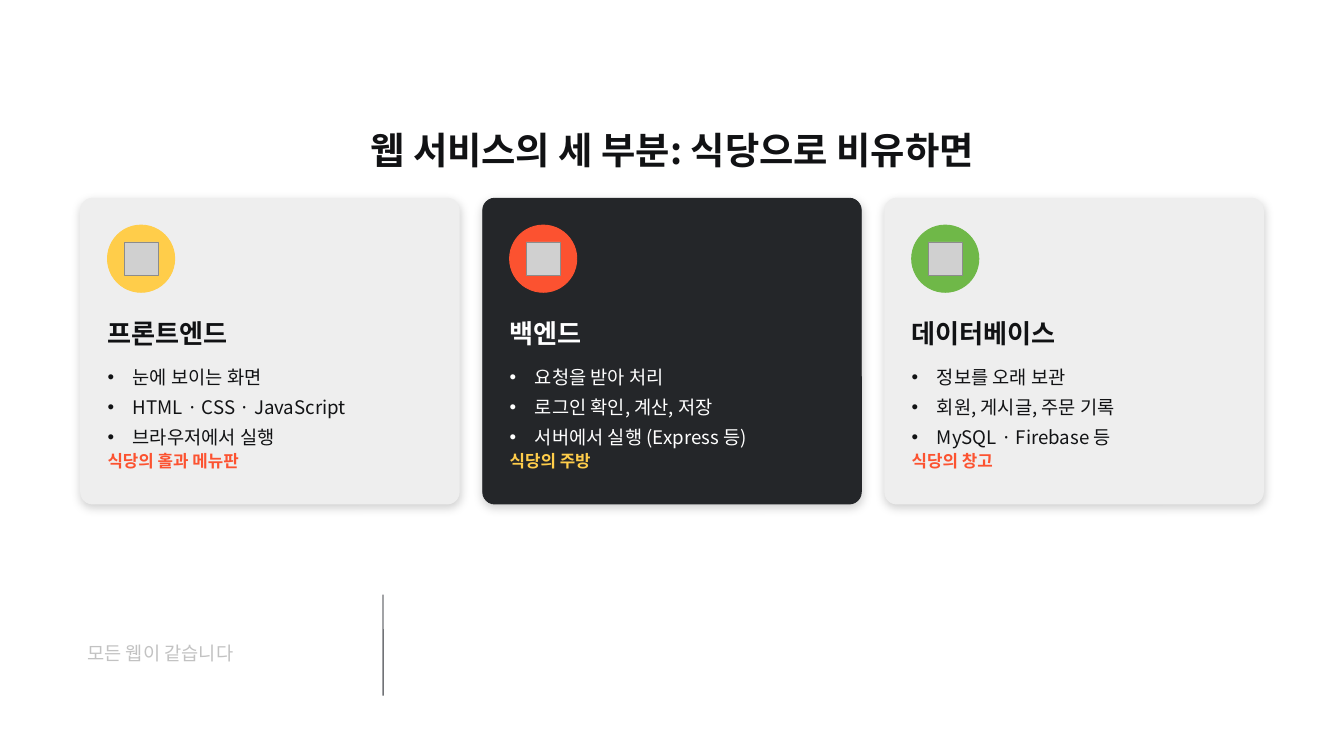
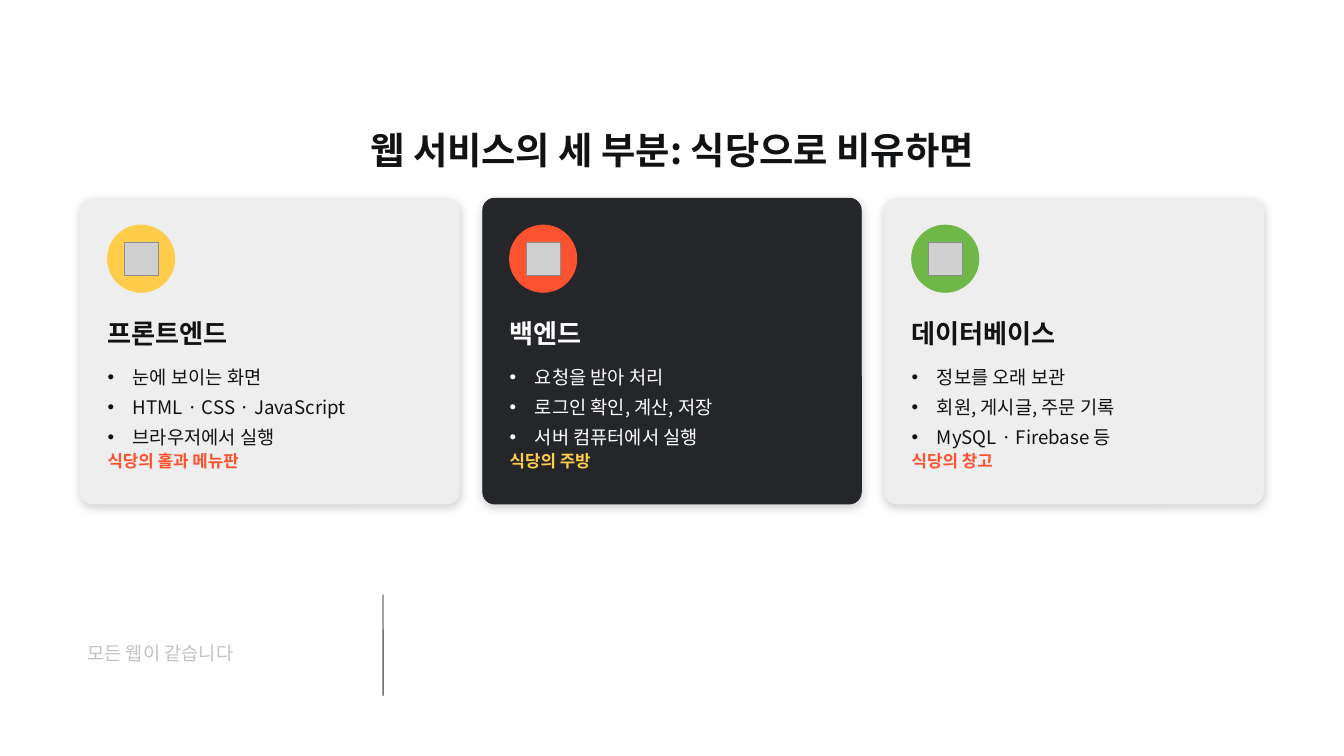
Before and after one commit to pa3757/KPX_knewdeal, a slide deck: slide 9 of instructor/2일차_바이브코딩_Stitch.pptx. Drawn at 1344x756 pixels with LibreOffice and Linux fonts; fonts in the diff are those of the drawing; grey boxes stand for pictures; background and template pictures are left out. Boxes give left, top, right and bottom in pixels: in the first picture for what was removed or moved away, otherwise in the second. Text is boxed around its words. In the diff, an @@ line names an element or a change of style, - is before the commit and + after.

```diff
--- a/instructor/2일차_바이브코딩_Stitch.pptx
+++ b/instructor/2일차_바이브코딩_Stitch.pptx
@@ text at [535, 428, 698, 446]: text changed @@
-• 서버에서 실행 (Express 등)
+• 서버 컴퓨터에서 실행
```
Also in this commit, not shown: 6 other slides changed, 4 slides added, 4 slides removed, 37 other files.
